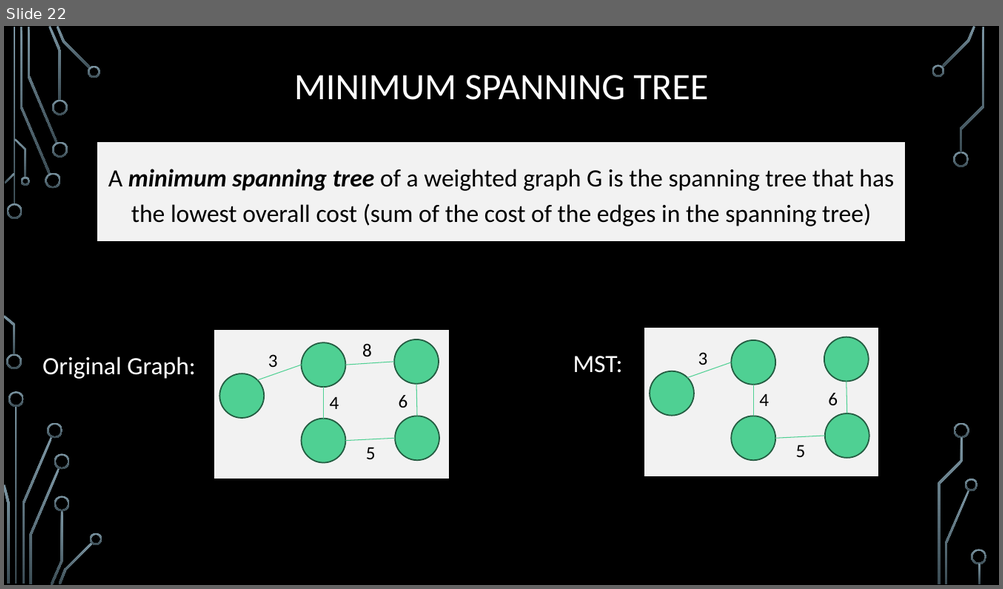
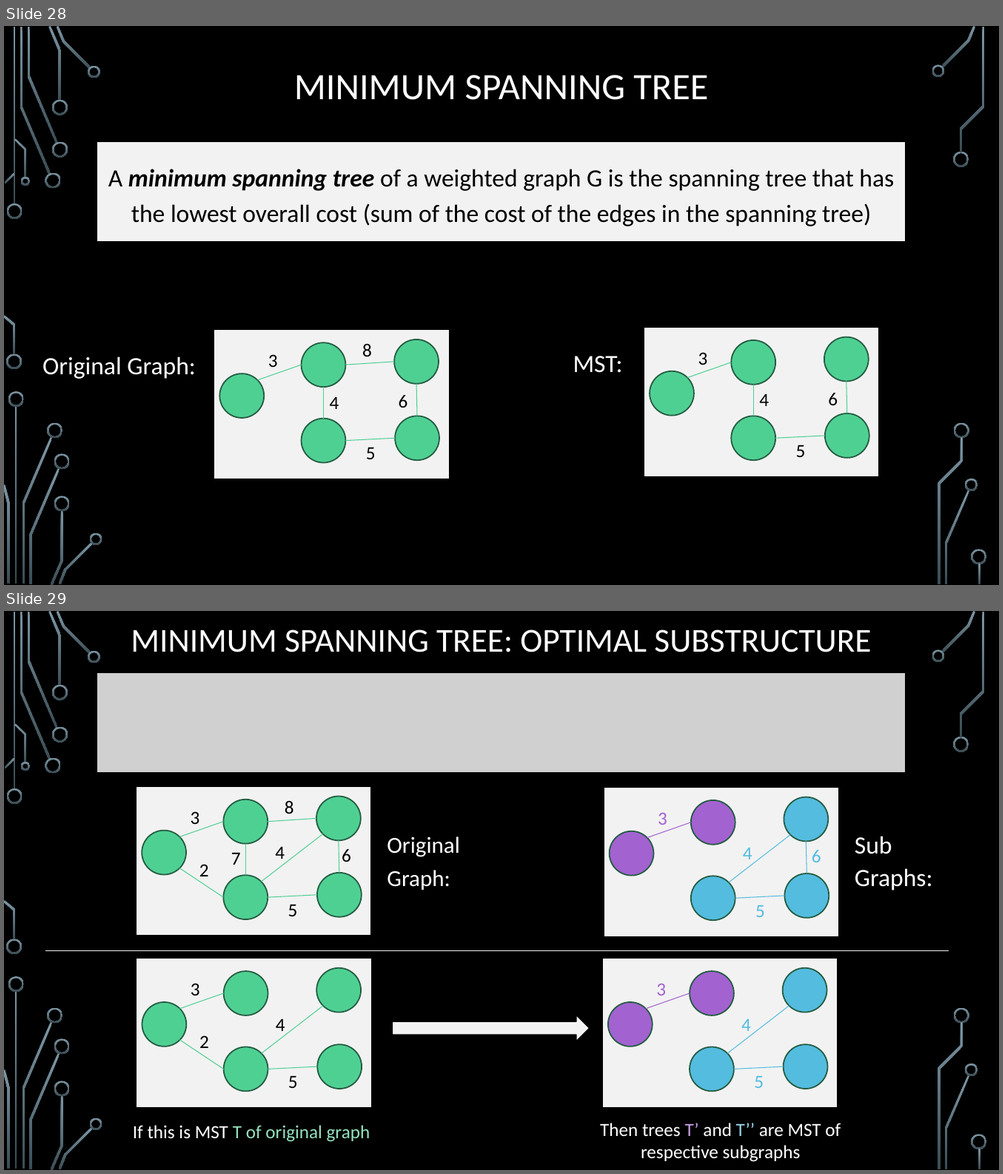
Before and after one commit to markfloryan/dsa2, a slide deck: slides/03-2-DijkstraAndPrim.pptx. Shown one above the other, each under a label of ours: slide 22 before the commit, slides 28 and 29 after it. The pictures are 1003x589 and 1003x1174 pixels, drawn with LibreOffice and Linux fonts; fonts in the diff are those of the drawing; grey boxes stand for pictures; background and template pictures are left out. Boxes give left, top, right and bottom in pixels: in the first picture for what was removed or moved away, otherwise in the second. Text is boxed around its words. In the diff, an @@ line names an element or a change of style, - is before the commit and + after.

```diff
--- a/slides/03-2-DijkstraAndPrim.pptx
+++ b/slides/03-2-DijkstraAndPrim.pptx
@@ slide 29 added at box(4, 611, 999, 1170), background picture (left out); not listed: 36 template elements that a slide beside it also shows @@
@@ title added at box(131, 629, 871, 652), 32.4 pt, text #FFFFFF @@
+MINIMUM SPANNING TREE: OPTIMAL SUBSTRUCTURE
@@ picture added at box(97, 673, 905, 773) @@
@@ group added at box(136, 786, 372, 937): 7 lines, 7 texts, 5 ellipses, 1 rectangle @@
+3
+8
+4
+5
+6
+2
+7
@@ text added at box(387, 837, 460, 890), 22.2 pt, text #FFFFFF @@
+Original Graph:
@@ group added at box(603, 787, 839, 937): 5 ellipses, 4 lines, 4 texts, 1 rectangle @@
+3
+4
+5
+6
@@ text added at box(854, 836, 933, 891), 24 pt, text #FFFFFF @@
+Sub Graphs:
@@ line added from (45, 951) to (948, 951), #F2F2F2 0.75 pt @@
@@ group added at box(136, 958, 372, 1108): 5 ellipses, 4 lines, 4 texts, 1 rectangle @@
+3
+4
+5
+2
@@ group added at box(603, 958, 838, 1108): 5 ellipses, 3 lines, 3 texts, 1 rectangle @@
+3
+4
+5
@@ right arrow added at box(392, 1015, 589, 1042), fill #F2F2F2, outline #000000 1.25 pt @@
@@ text added at box(133, 1125, 370, 1142), 18 pt, text #95E3BE @@
+If this is MST T of original graph
@@ text added at box(600, 1123, 840, 1162), 18 pt, text #FFFFFF @@
+Then trees T’ and T’’ are MST of respective subgraphs
@@ what was slide 22 is now slide 28 @@
```
Also in this commit, not shown: 8 slides changed, 11 other slides added, 1 other file.
